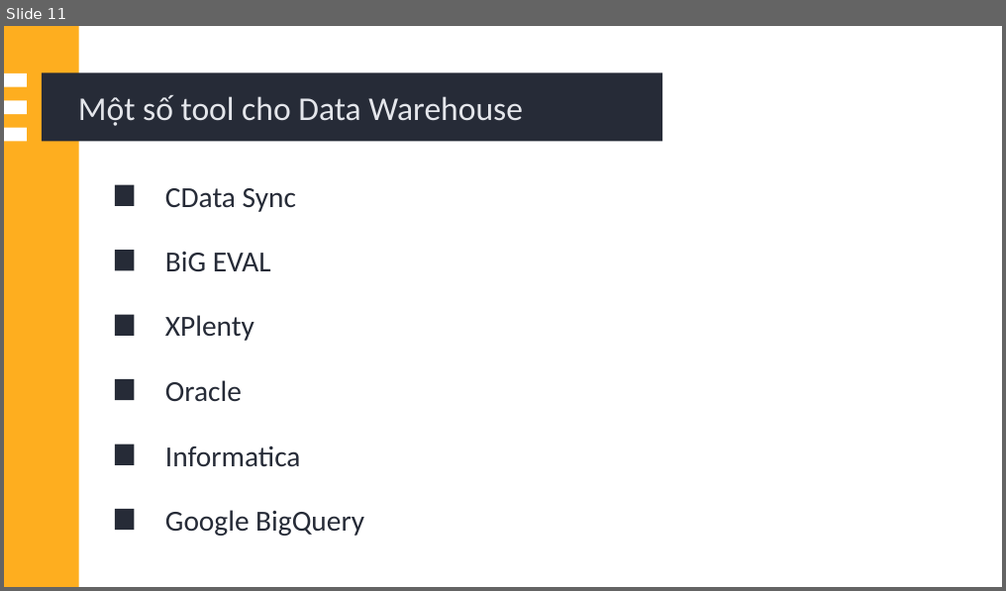
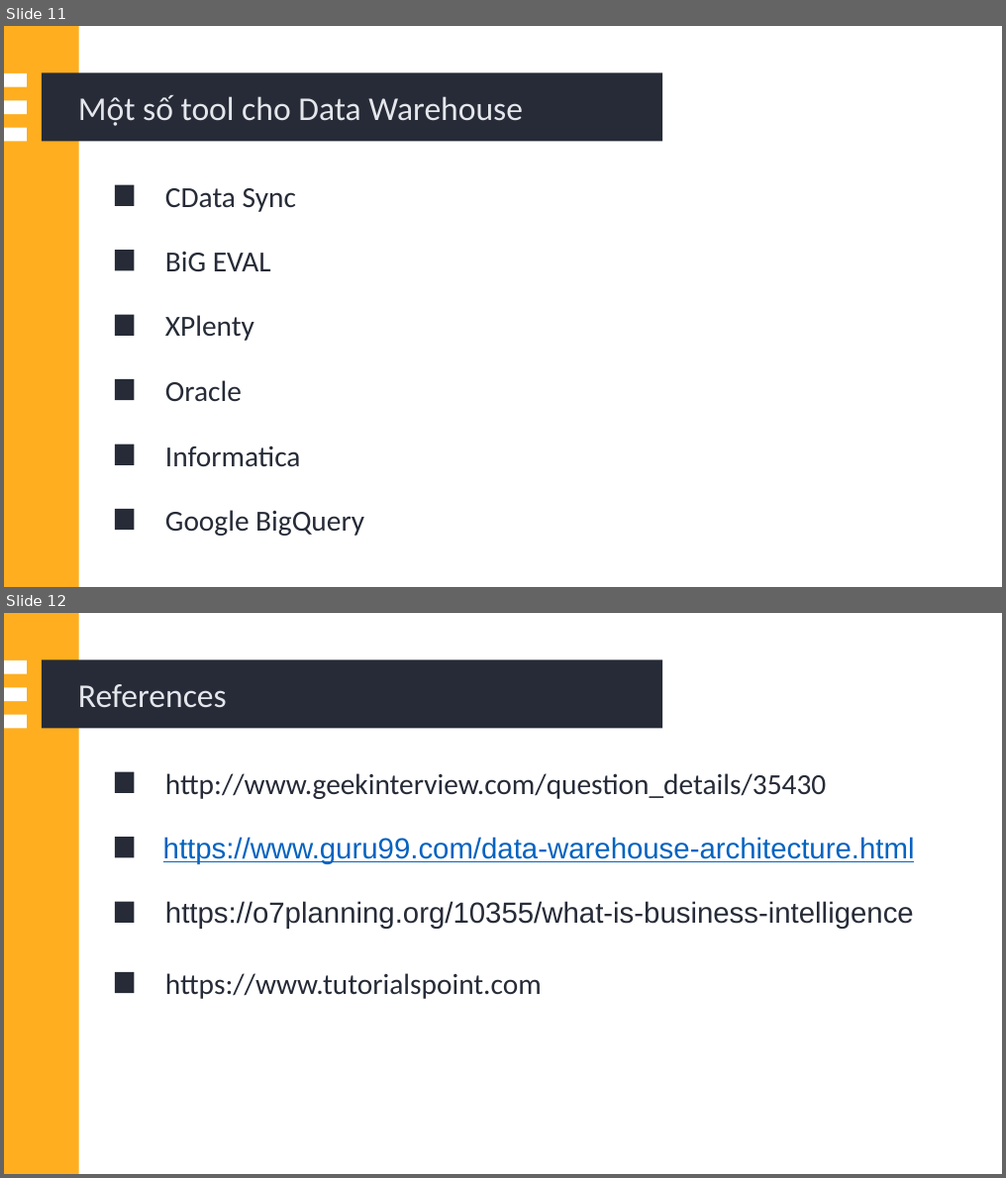
Before and after one commit to AglNoZero/TTKD-24, a slide deck: HW#1_Nhom - KDL/Cường/PowerPoint Presentation.pptx. Shown one above the other, each under a label of ours: slide 11 before the commit, slides 11 and 12 after it. The pictures are 1006x591 and 1006x1178 pixels, drawn with LibreOffice and Linux fonts; fonts in the diff are those of the drawing. Boxes give left, top, right and bottom in pixels: in the first picture for what was removed or moved away, otherwise in the second. Text is boxed around its words. In the diff, an @@ line names an element or a change of style, - is before the commit and + after.

Commit message:
thêm references vào slide

```diff
--- a/HW#1_Nhom - KDL/Cường/PowerPoint Presentation.pptx
+++ b/HW#1_Nhom - KDL/Cường/PowerPoint Presentation.pptx
@@ slide 12 added at (x1=4, y1=613, x2=1002, y2=1174), background #FFFFFF @@
@@ rectangle added at (x1=4, y1=613, x2=79, y2=1174), fill #FEAE1F @@
@@ rectangle added at (x1=4, y1=661, x2=27, y2=673), fill #FFFFFF @@
@@ rectangle added at (x1=42, y1=661, x2=662, y2=728), fill #262B37 @@
@@ rectangle added at (x1=4, y1=688, x2=27, y2=701), fill #FFFFFF @@
@@ text added at (x1=78, y1=684, x2=227, y2=708), 32 pt, text #E4E6EB @@
+References
@@ rectangle added at (x1=4, y1=715, x2=27, y2=728), fill #FFFFFF @@
@@ rectangle added at (x1=115, y1=771, x2=135, y2=792), fill #262B37 @@
@@ text added at (x1=165, y1=773, x2=826, y2=799), 28 pt, text #262B37 @@
+http://www.geekinterview.com/question_details/35430
@@ rectangle added at (x1=115, y1=837, x2=135, y2=858), fill #262B37 @@
@@ text added at (x1=163, y1=837, x2=915, y2=864), 28 pt, text #0563C1, underline @@
+https://www.guru99.com/data-warehouse-architecture.html
@@ rectangle added at (x1=115, y1=902, x2=135, y2=923), fill #262B37 @@
@@ text added at (x1=165, y1=901, x2=914, y2=929), 28 pt, text #262B37 @@
+https://o7planning.org/10355/what-is-business-intelligence
@@ rectangle added at (x1=115, y1=972, x2=135, y2=993), fill #262B37 @@
@@ text added at (x1=165, y1=973, x2=542, y2=999), 28 pt, text #262B37 @@
+https://www.tutorialspoint.com
```
